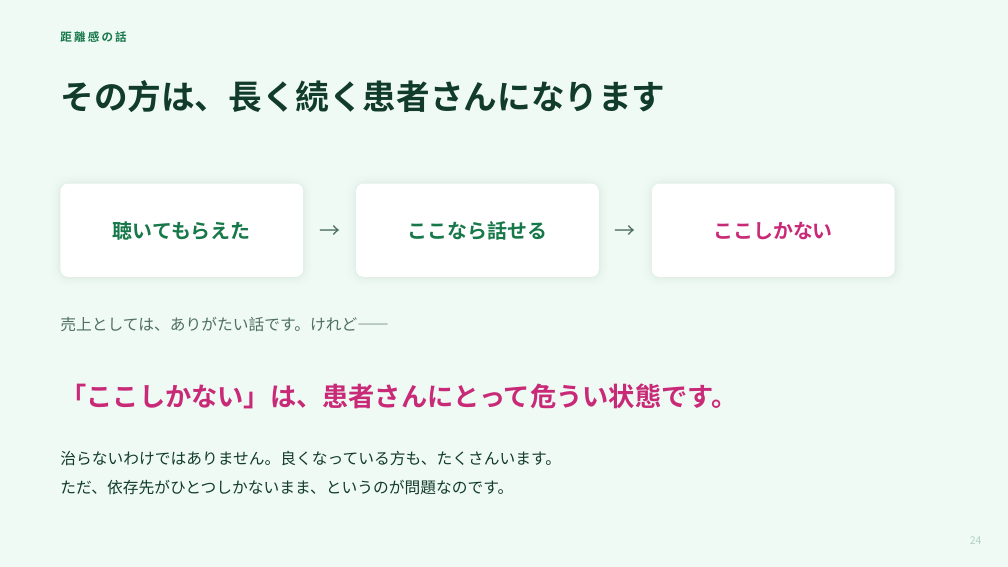
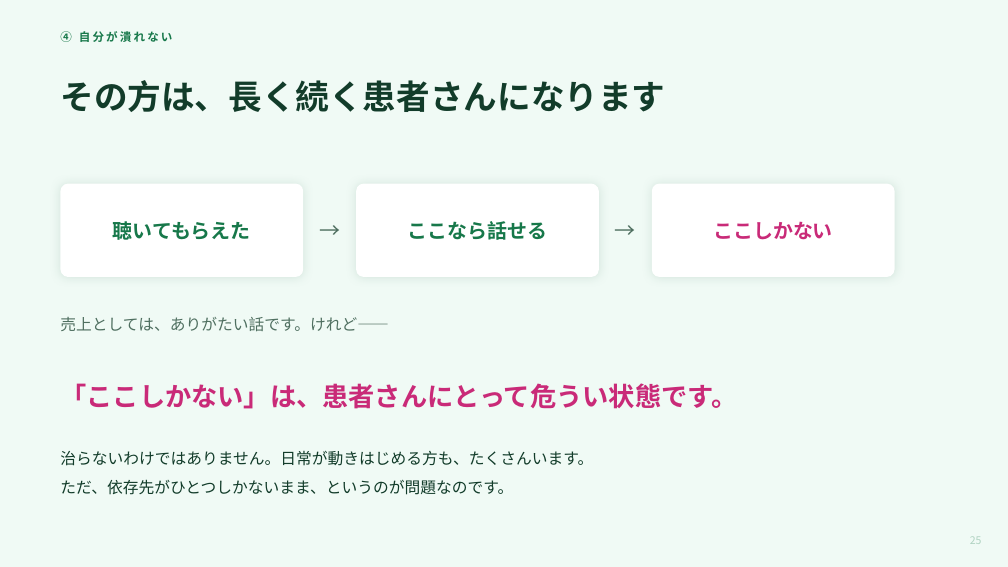
Before and after one commit to mananyon/manayonekura, a slide deck: slide 25 of docs/slides/20261016APNET/APNET本番版.pptx (slide 24 before the commit). Drawn at 1008x567 pixels with LibreOffice and Linux fonts; fonts in the diff are those of the drawing. Boxes give left, top, right and bottom in pixels: in the first picture for what was removed or moved away, otherwise in the second. Text is boxed around its words. In the diff, an @@ line names an element or a change of style, - is before the commit and + after.

```diff
--- a/docs/slides/20261016APNET/APNET本番版.pptx
+++ b/docs/slides/20261016APNET/APNET本番版.pptx
@@ text at bbox=[60, 31, 173, 42]: text changed @@
-距離感の話
+④ 自分が潰れない
@@ text at bbox=[60, 451, 593, 466]: text changed @@
-治らないわけではありません。良くなっている方も、たくさんいます。
+治らないわけではありません。日常が動きはじめる方も、たくさんいます。
@@ text at bbox=[970, 536, 982, 544]: text changed @@
-24
+25
```
Also in this commit, not shown: 49 other slides changed, 2 slides added, 2 other files.
